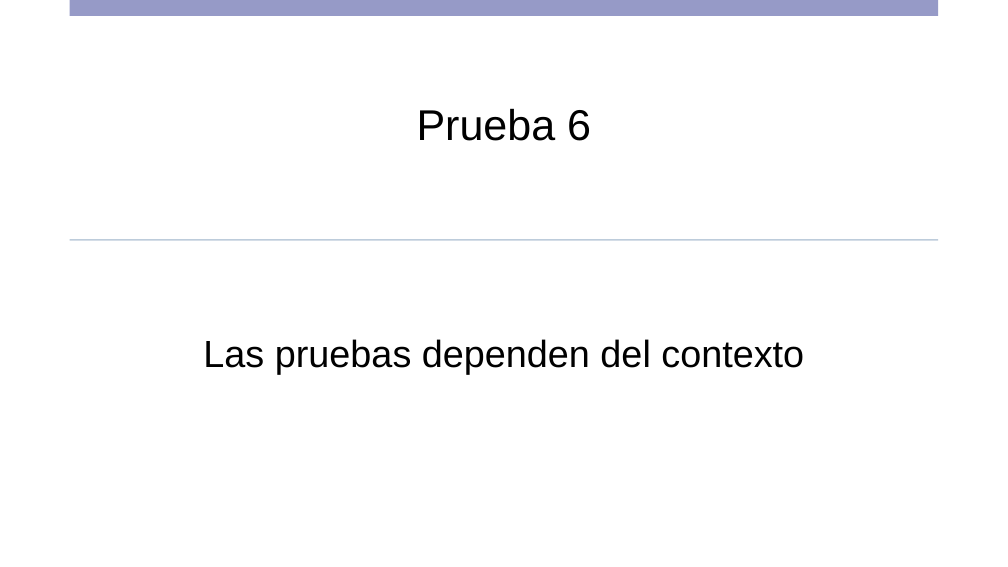
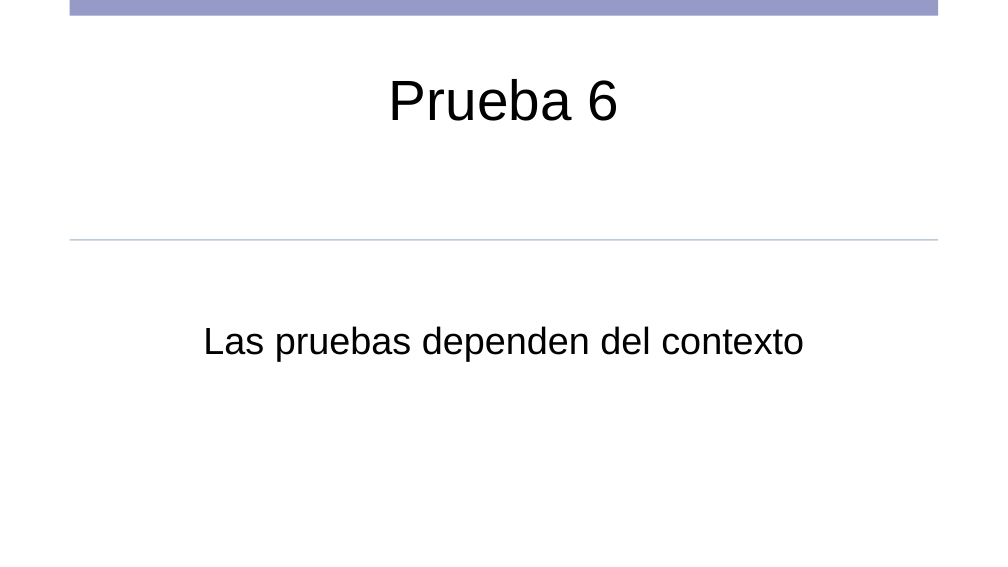
Before and after one commit to DAWEQUIPO5ENTORNOS/ProyectHtml, a slide deck: slide 7 of Equipo 5- STORY 1.pptx. Drawn at 1008x567 pixels with LibreOffice and Linux fonts; fonts in the diff are those of the drawing. Boxes give left, top, right and bottom in pixels: in the first picture for what was removed or moved away, otherwise in the second. Text is boxed around its words. In the diff, an @@ line names an element or a change of style, - is before the commit and + after.

```diff
--- a/Equipo 5- STORY 1.pptx
+++ b/Equipo 5- STORY 1.pptx
@@ text "Prueba 6" at [389,79,619,121]: size 41 to 54 pt @@
@@ text "Las pruebas dependen del contexto": place and size @@
-text "Las pruebas dependen del contexto" at [203,339,804,374]
+text "Las pruebas dependen del contexto" at [203,326,804,361]
```
Also in this commit, not shown: 5 other slides changed, 1 other file.
